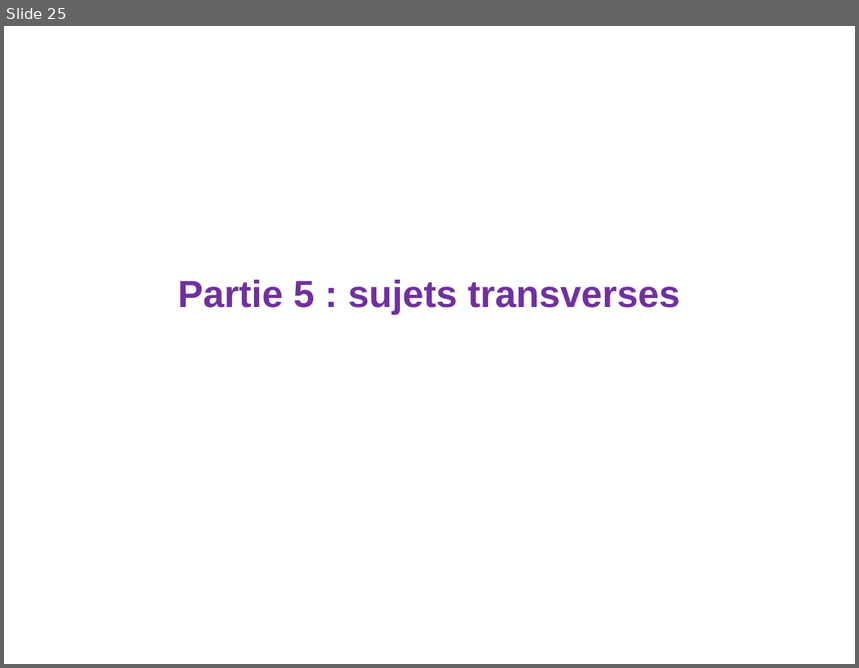
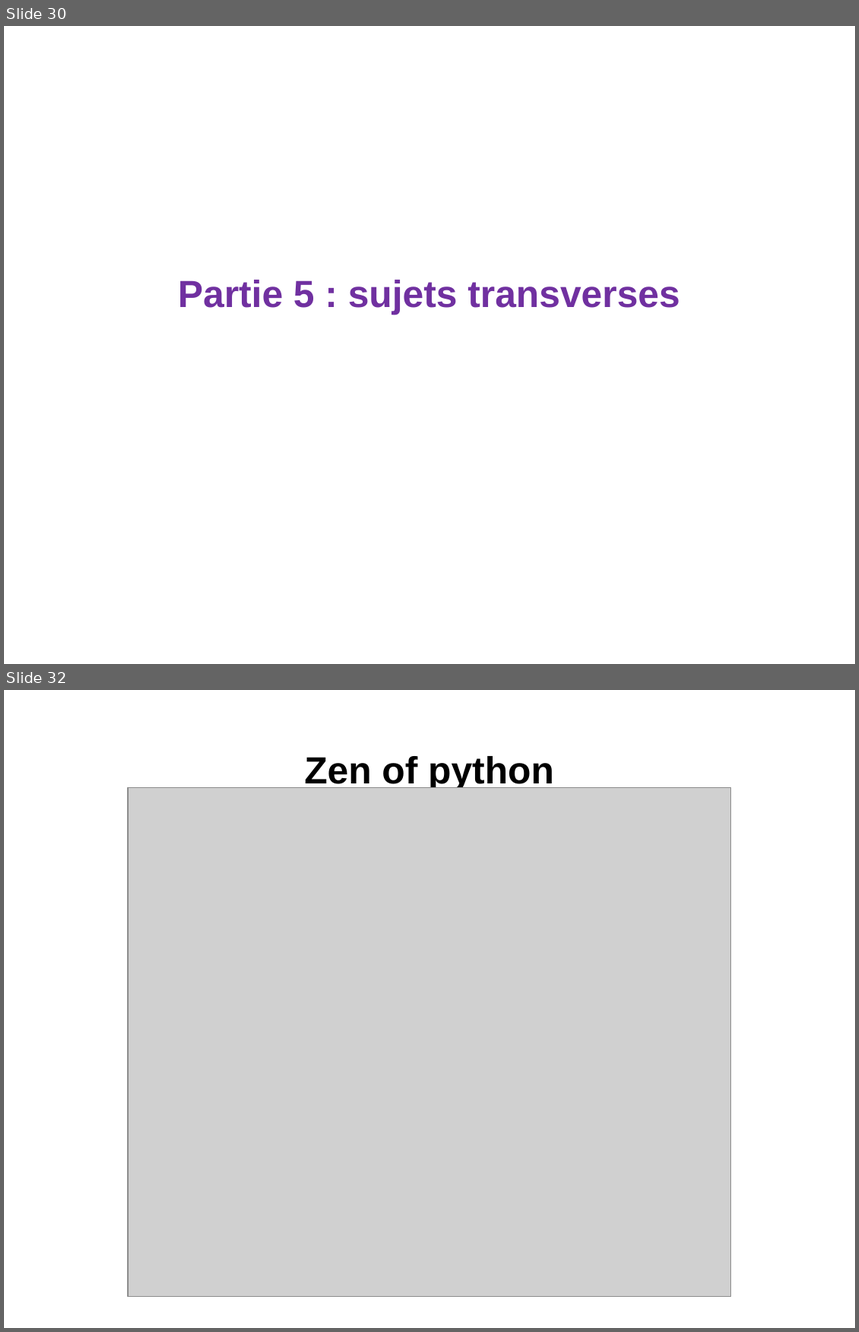
Before and after one commit to loicmidy/formation-python, a slide deck: formation python.pptx. Shown one above the other, each under a label of ours: slide 25 before the commit, slides 30 and 32 after it; the slides between them are not shown. The pictures are 859x668 and 859x1332 pixels, drawn with LibreOffice and Linux fonts; fonts in the diff are those of the drawing; grey boxes stand for pictures. Boxes give left, top, right and bottom in pixels: in the first picture for what was removed or moved away, otherwise in the second. Text is boxed around its words. In the diff, an @@ line names an element or a change of style, - is before the commit and + after.

```diff
--- a/formation python.pptx
+++ b/formation python.pptx
@@ slide 32 added at <box>4,690,855,1328</box>, background #FFFFFF @@
@@ title added at <box>304,756,554,791</box>, 32 pt, text #000000, bold @@
+Zen of python
@@ picture added at <box>129,788,732,1297</box> @@
@@ what was slide 25 is now slide 30 @@
```
Also in this commit, not shown: 2 slides changed, 6 other slides added, 12 other files.
